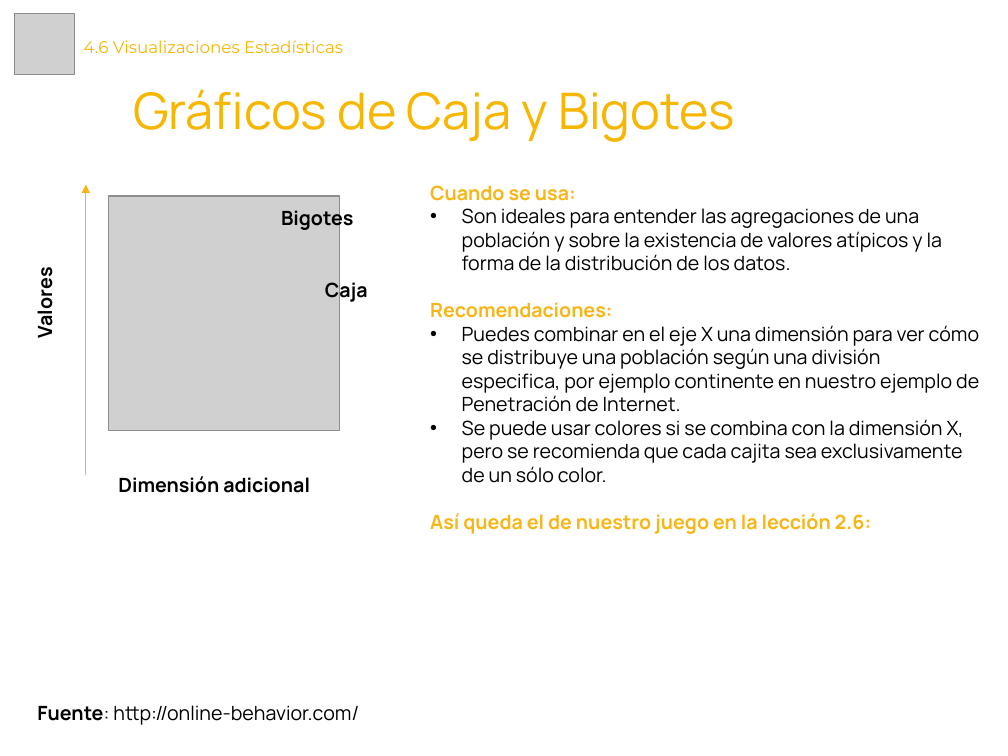
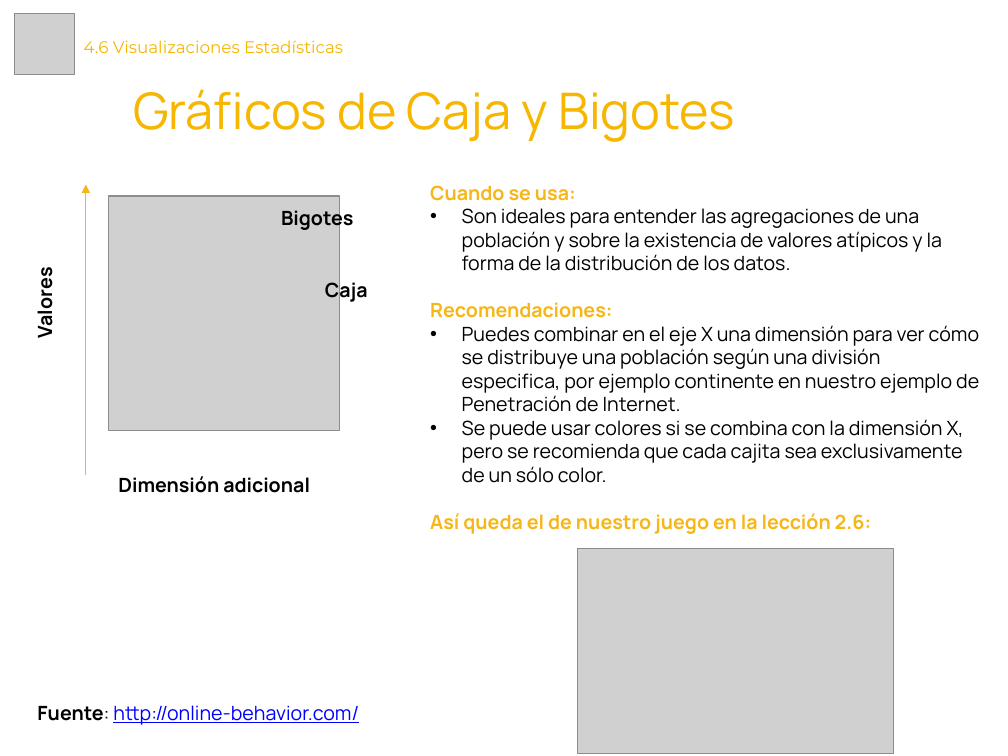
Before and after one commit to Laboratoria/curriculum, a slide deck: slide 3 of 18-data-visualization/Contenido Semana 2/4.6. Presentación - Visualizaciones Estadísticas.pptx. Drawn at 1008x756 pixels with LibreOffice and Linux fonts; fonts in the diff are those of the drawing; grey boxes stand for pictures. Boxes give left, top, right and bottom in pixels: in the first picture for what was removed or moved away, otherwise in the second. Text is boxed around its words. In the diff, an @@ line names an element or a change of style, - is before the commit and + after.

Commit message:
Actualizaciones Fuentes

```diff
--- a/18-data-visualization/Contenido Semana 2/4.6. Presentación - Visualizaciones Estadísticas.pptx
+++ b/18-data-visualization/Contenido Semana 2/4.6. Presentación - Visualizaciones Estadísticas.pptx
@@ picture added at (578, 548, 893, 754) @@
@@ text "Fuente: http://online-behavior.com/" at (37, 705, 359, 725): text colour #000000 to #0000FF, underline on in "http://online-behavior.com/" @@
```
Also in this commit, not shown: 1 other slide changed, 10 other files.
